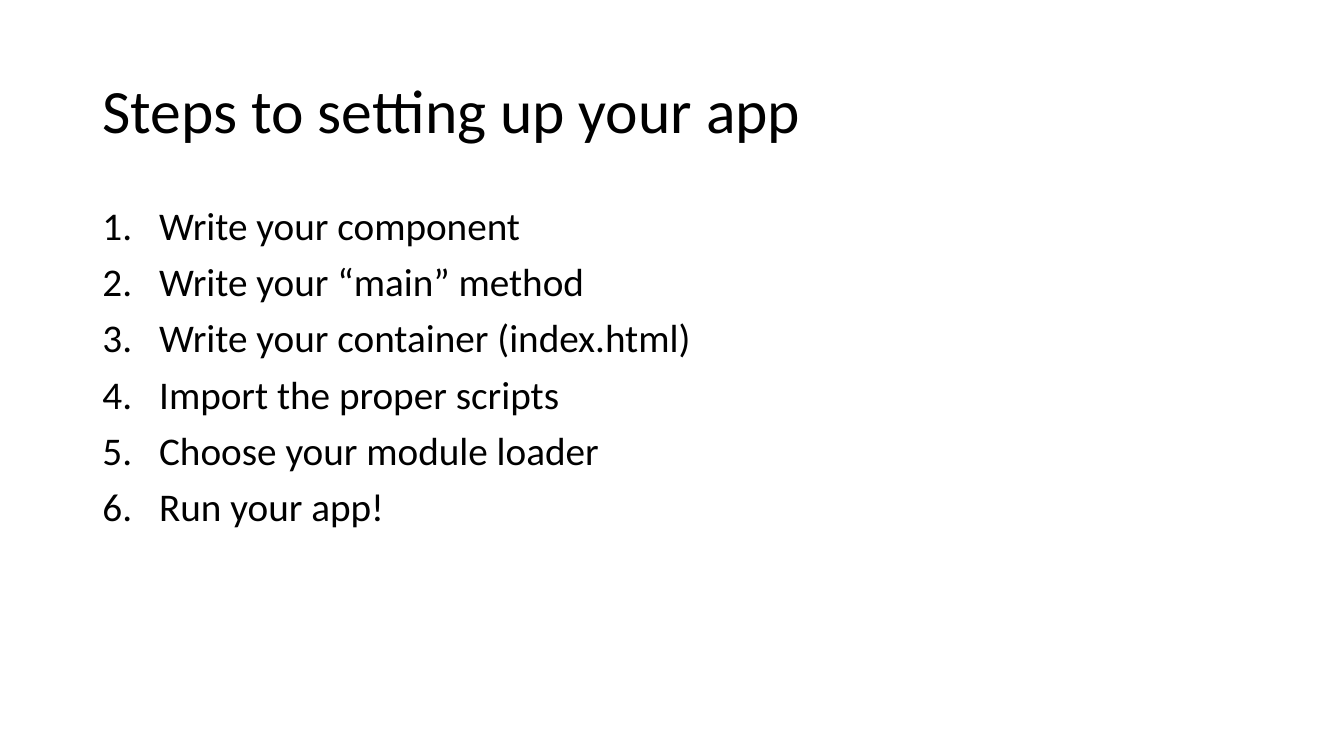
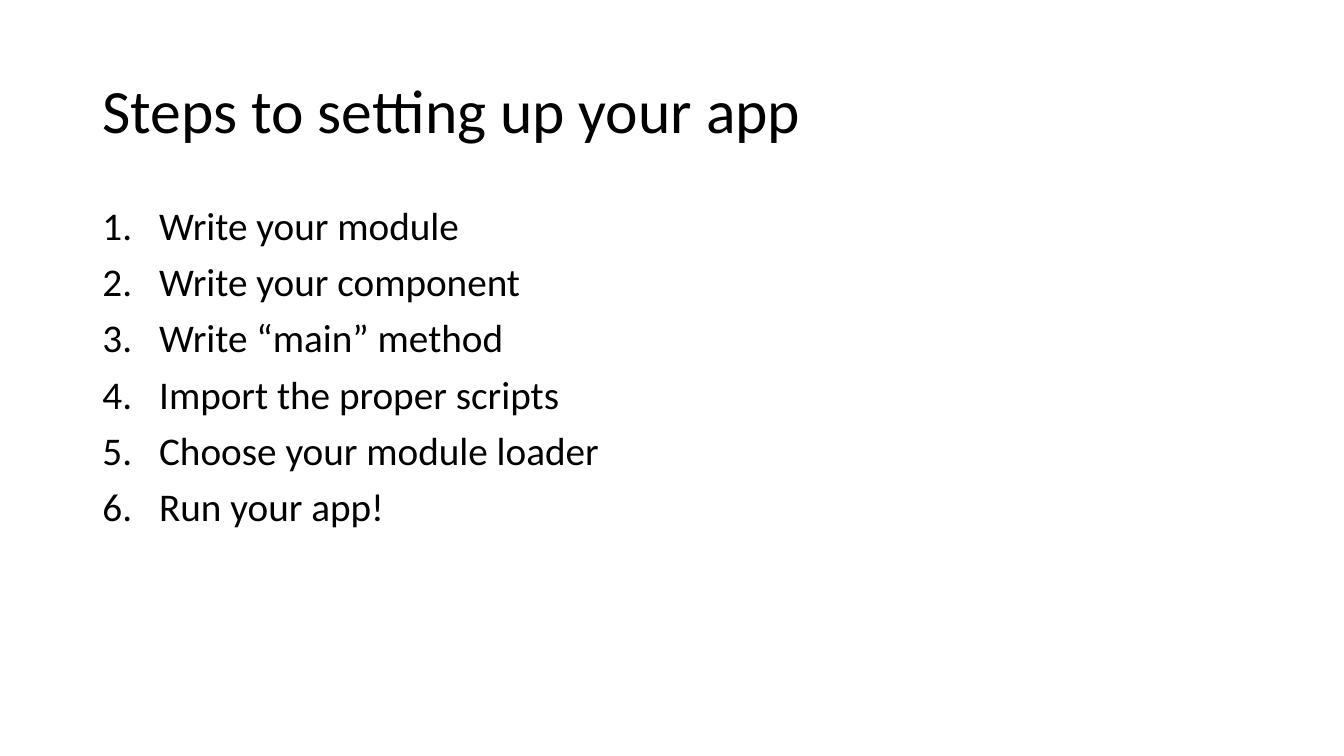
Before and after one commit to schneidenbach/Angular2-AspNetCore-TypeScript-Workshop, a slide deck: slide 10 of slides/2 - Intro to Angular 2.pptx (slide 11 before the commit). Drawn at 1344x756 pixels with LibreOffice and Linux fonts; fonts in the diff are those of the drawing. Boxes give left, top, right and bottom in pixels: in the first picture for what was removed or moved away, otherwise in the second. Text is boxed around its words. In the diff, an @@ line names an element or a change of style, - is before the commit and + after.

```diff
--- a/slides/2 - Intro to Angular 2.pptx
+++ b/slides/2 - Intro to Angular 2.pptx
@@ text at [159, 212, 459, 247]: paragraph added @@
+1. Write your module
@@ text at [159, 324, 503, 353]: text changed @@
-2. Write your “main” method
-3. Write your container (index.html)
+3. Write “main” method
```
Also in this commit, not shown: 4 other slides changed, 2 slides added, 3 slides removed, 26 other files.
